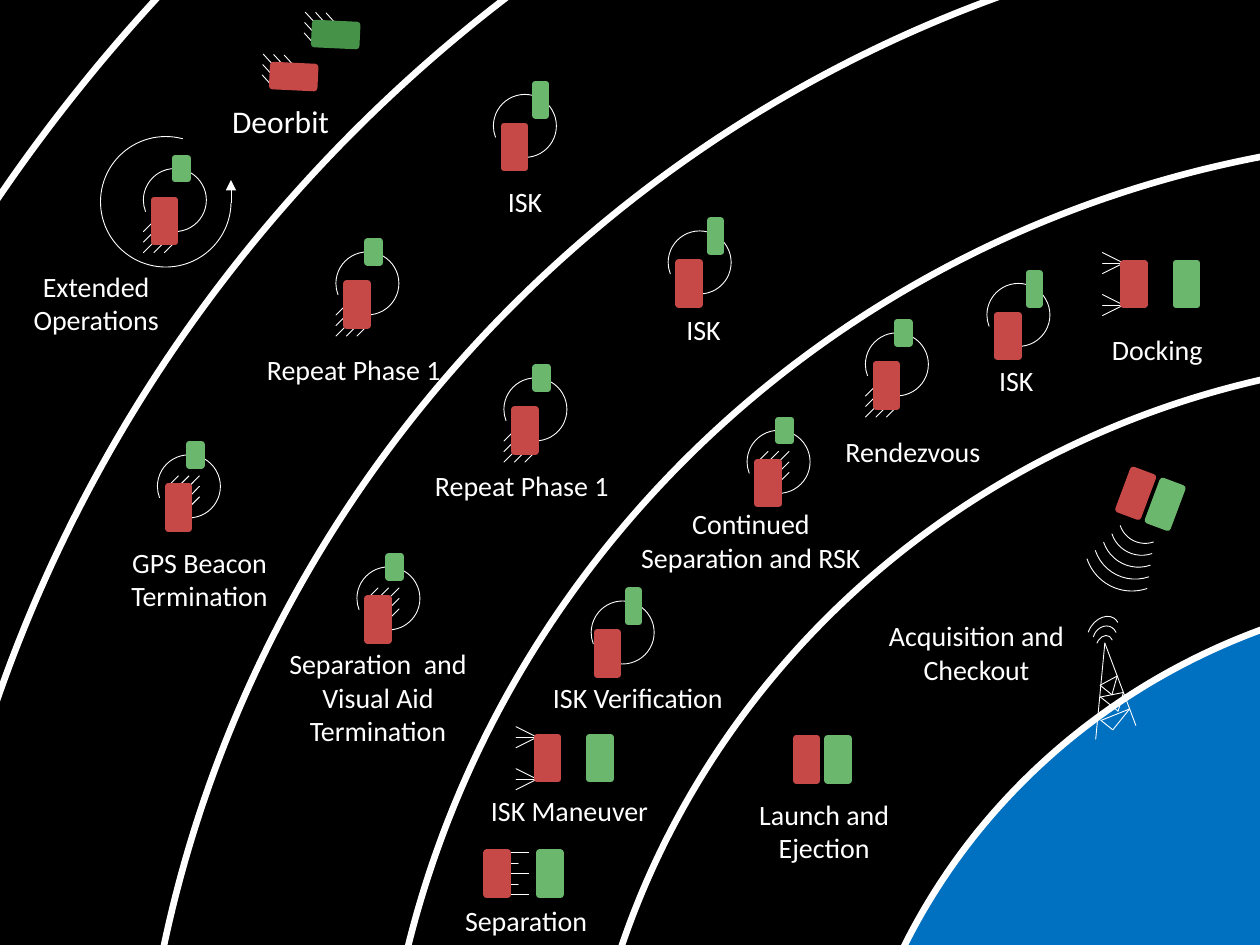
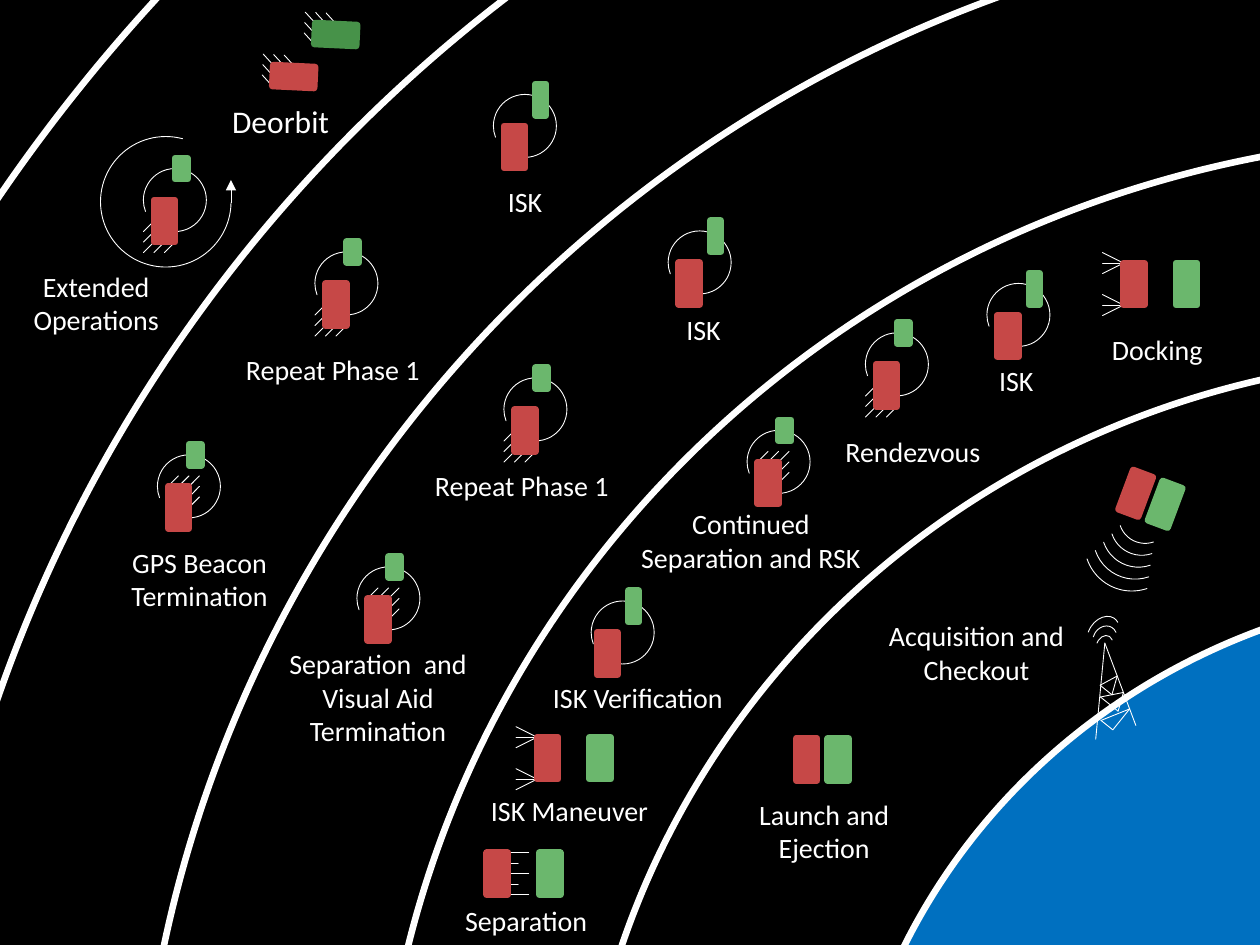
Before and after one commit to RascalSeniorDesign/Preliminary-Design, a slide deck: slide 1 of CMQA/ConOps/CONOPS Cases/RASCAL-CONOPS2.pptx. Drawn at 1260x945 pixels with LibreOffice and Linux fonts; fonts in the diff are those of the drawing. Boxes give left, top, right and bottom in pixels: in the first picture for what was removed or moved away, otherwise in the second. Text is boxed around its words. In the diff, an @@ line names an element or a change of style, - is before the commit and + after.

```diff
--- a/CMQA/ConOps/CONOPS Cases/RASCAL-CONOPS2.pptx
+++ b/CMQA/ConOps/CONOPS Cases/RASCAL-CONOPS2.pptx
@@ line moved from (357, 336) - (368, 325) to (315, 336) - (325, 325) @@
@@ 3 lines, 2 rectangles, 1 text, 1 arc (boxed as its full ellipse): place and size @@
-3 lines, 2 rectangles, 1 text, 1 arc (boxed as its full ellipse) at <box>267,242,440,387</box>
+3 lines, 2 rectangles, 1 text, 1 arc (boxed as its full ellipse) at <box>246,242,419,385</box>
```
Also in this commit, not shown: 2 other files.
